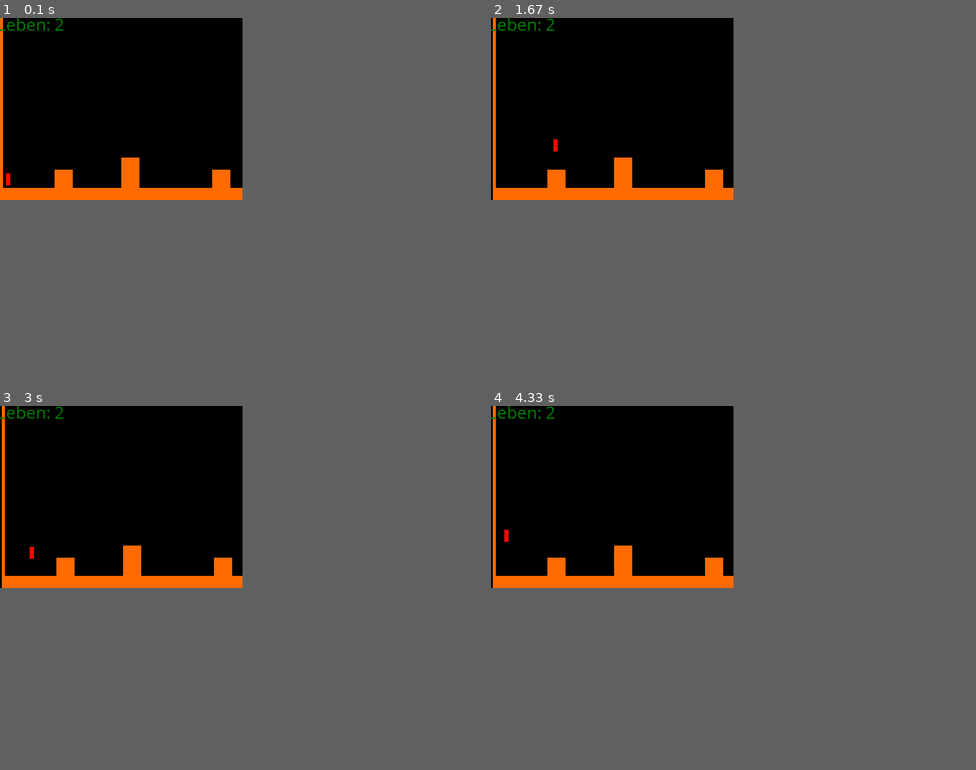
Above: before the commit, frames 1-4 (two rows, left to right).
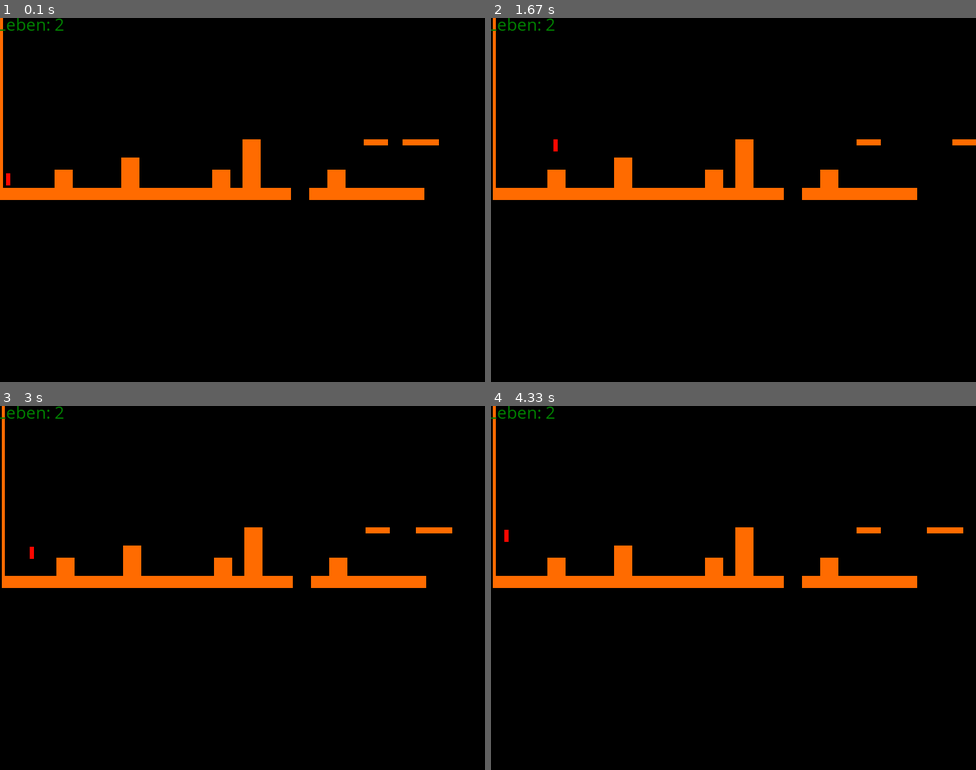
Above: after the commit, the same moments.

Repository: MetalsKiller64/py-games
Game: pygame game, started from sidescroller/sidescroller.py
The game is run twice, just before and just after one commit, with the same random seed, the same clock (stepped at 60 frames per second) and the same inputs.
Inputs:
- Up to frame 1 (0.1 s): no input
- Up to frame 2 (1.67 s): hold Right 0.33-0.8 s; hold Right 0.83-1.3 s; tap Space at 0.9, 1.2, 1.4 s; hold Left from 1.33 s (still down)
- Up to frame 3 (3 s): tap Space at 1.7, 1.97, 2.3, 2.6, 2.73 s; release Left at 1.87 s; hold Down 1.9-2.2 s; hold Left 2.23-2.63 s; hold Right from 2.67 s (still down)
- Up to frame 4 (4.33 s): tap Space at 3.03, 3.4, 3.8, 4.1, 4.3 s; release Right at 3.3 s; hold Down 3.33-3.7 s; hold Left 3.73-4.2 s; hold Right from 4.23 s (still down)
The window is 400x300 before the commit and 800x600 after it. Grey fills any space a smaller window leaves; there, only what the larger window draws over its background counts as a difference.

The runs differ from the first frame. In frame 1, 2.0% of the frame differs, in the area x 50-91%, y 33-50%; in frame 2, 2.0%; in frame 3, 2.0%, in the area x 50-94%, y 33-50%; in frame 4, 2.0%.

Commit message:
use argparse; custom screen size
- use argparse for arguments instead of parsing sys.argv
- added argument for specifying screen size
- removed unused variables

Diff:
--- a/sidescroller/sidescroller.py
+++ b/sidescroller/sidescroller.py
@@ -1,24 +1,22 @@
-import pygame, random, time, json, sys
+import pygame, random, time, json, sys, argparse
 
 level_name = "level.json"
-if len(sys.argv) > 1:
-	filename = sys.argv[1]
-	if filename.endswith(".json"):
-		level_name = filename
-	else:
-		level_name = filename+".json"
+
+parser = argparse.ArgumentParser()
+parser.add_argument("-l", "--level", dest="level_name", default="level.json", help="Pfad zur Level-Datei")
+parser.add_argument("-g", "--geometry", dest="screen_geometry", default="800x600", help="Bildschirmgröße (Breite, Höhe)")
+args = parser.parse_args()
+
+level_name = args.level_name
+geometry = args.screen_geometry
+if not geometry.count("x") == 1:
+	print ("diese Bildschirmgröße verstehe ich nicht!")
+	sys.exit()
+screen_width, screen_height = (int(x) for x in geometry.split("x"))
 
 pygame.init()
-screen = pygame.display.set_mode((400, 300))
+screen = pygame.display.set_mode((screen_width, screen_height))
 clock = pygame.time.Clock()
-done = False
-x = 10
-y = 260
-
-jumping = False
-falling = False
-jump_cycle = 0
-floor = ""
 
 class Player(pygame.sprite.Sprite):
 	def __init__(self, spawn_x, spawn_y):
@@ -187,7 +185,7 @@
 			self.rect.x += speed
 			self.level_pos_x += speed
 			hitbox.rect.x += speed
-			if self.rect.x >= 300 and self.level_pos_x <= (level_width - 100):
+			if self.rect.x >= (screen_width - 100) and self.level_pos_x <= (level_width - 100):
 				self.rect.x -= speed
 				#self.level_pos_x -= speed
 				hitbox.rect.x -= speed
@@ -207,7 +205,7 @@
 			self.rect.y += speed
 			self.level_pos_y += speed
 			hitbox.rect.y += speed
-			if self.rect.y >= 200 and self.level_pos_y <= (level_height - 100):
+			if self.rect.y >= (screen_height - 100) and self.level_pos_y <= (level_height - 100):
 				self.rect.y -= speed
 				#self.level_pos_y -= speed
 				hitbox.rect.y -= speed
@@ -430,6 +428,7 @@
 hitbox = hitbox_object(spawn_x-1, spawn_y-1, 9,22, (255, 255, 255))
 dpass = 0
 
+done = False
 while not done:
 	for event in pygame.event.get():
 		if event.type == pygame.QUIT:
